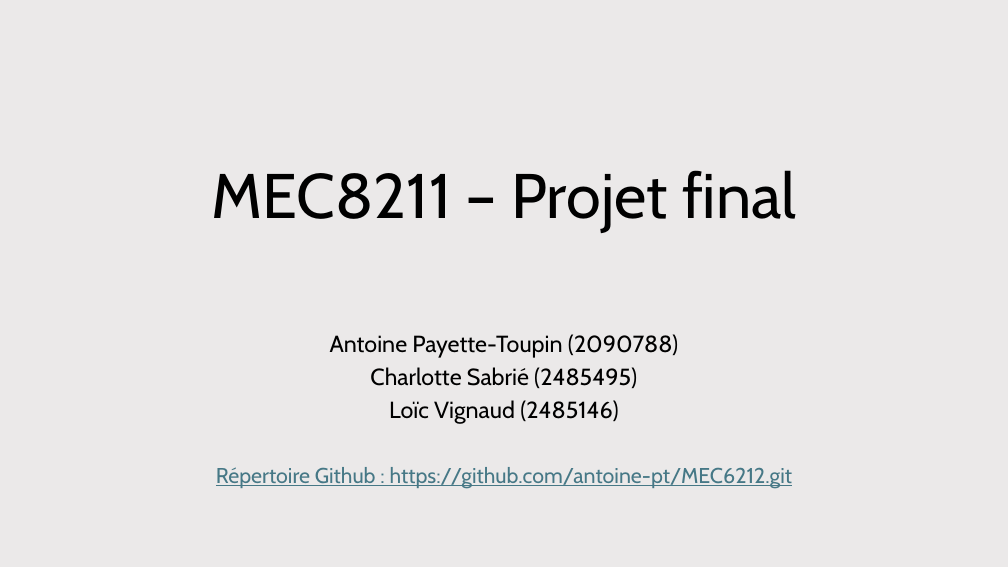
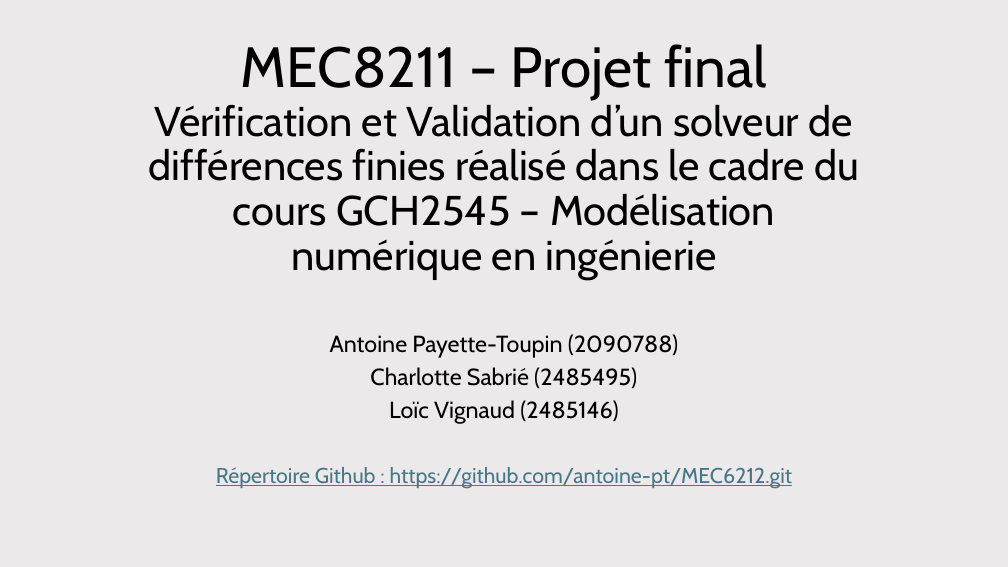
Before and after one commit to antoine-pt/MEC8211, a slide deck: slide 1 of projet_final/projet_final/MEC8211-Projet-final-Presentation.pptx. Drawn at 1008x567 pixels with LibreOffice and Linux fonts; fonts in the diff are those of the drawing. Boxes give left, top, right and bottom in pixels: in the first picture for what was removed or moved away, otherwise in the second. Text is boxed around its words. In the diff, an @@ line names an element or a change of style, - is before the commit and + after.

```diff
--- a/projet_final/projet_final/MEC8211-Projet-final-Presentation.pptx
+++ b/projet_final/projet_final/MEC8211-Projet-final-Presentation.pptx
@@ title at (149, 46, 859, 281): text changed; size 60 to 39.6 pt @@
-MEC8211 – Projet final
+MEC8211 – Projet final
+Vérification et Validation d’un solveur de différences finies réalisé dans le cadre du cours GCH2545 – Modélisation numérique en ingénierie
```
Also in this commit, not shown: 3 other slides changed, 1 slide added.
